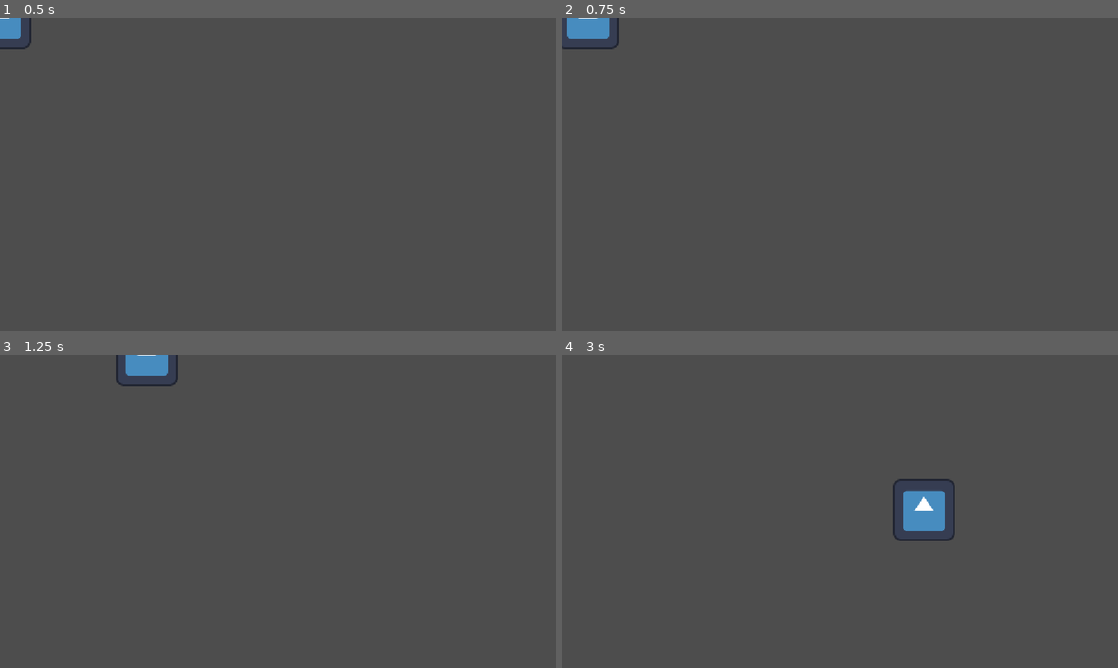
Above: before the commit, frames 1-4 (two rows, left to right).
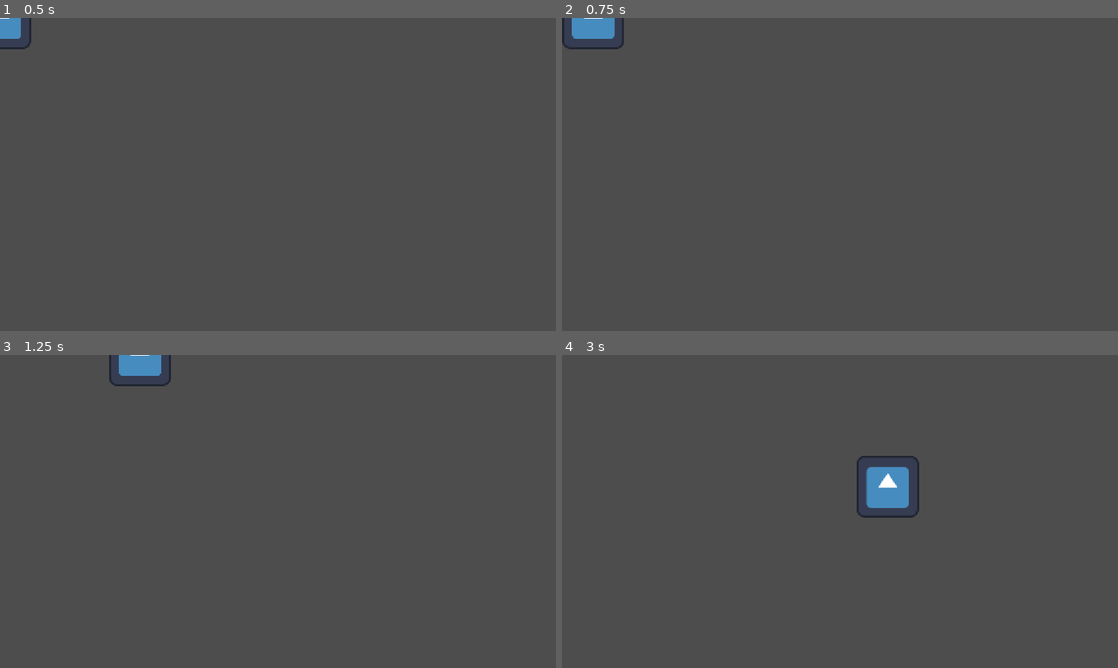
Above: after the commit, the same moments.

Repository: frantisek-boura/summoner-game
Game: Godot game, scene res://scenes/player/player.tscn
Same seed, same stepped clock (60 frames per second), same inputs: the game is played once before the commit and once after it. The project has no main scene, so this scene is started directly. The engine's default icon, where the game draws it, is replaced by a stand-in: a white triangle on a blue panel in a dark square.
Inputs (mouse positions are in pixels of both pictures, inside the frame that each line leads up to):
- Up to frame 1 (0.5 s): no input
- Up to frame 2 (0.75 s): tap Enter at 0.5 s; move the mouse to (962, 158) at 0.52 s; hold D (right) from 0.53 s (still down); click (962, 158) at 0.67 s
- Up to frame 3 (1.25 s): keep holding D (right)
- Up to frame 4 (3 s): move the mouse to (728, 527) at 1.27 s; release D (right) at 1.28 s; hold S (down) 1.28-2.03 s; move the mouse to (895, 442) at 2.02 s; hold D (right) 2.03-2.78 s; move the mouse to (812, 574) at 2.77 s; hold W (up) from 2.78 s (still down); click (812, 574) at 2.92 s

Frame 1 is identical in both runs. In frame 2, 0.3% of the frame differs, in the area x 0-12%, y 0-10%; in frame 3, 0.3%; in frame 4, 2.3%, in the area x 53-71%, y 32-60%.

Commit message:
feat: add health component

Diff:
--- /dev/null
+++ b/scenes/entity/health.tscn
@@ -0,0 +1,7 @@
+[gd_scene format=3 uid="uid://dih8sd3f77efp"]
+
+[ext_resource type="Script" uid="uid://cjesc2jhaoich" path="res://scripts/entity/health.gd" id="1_odr5x"]
+
+[node name="health" type="Area2D" unique_id=1562004050]
+script = ExtResource("1_odr5x")
+maximum_health = 11
--- a/scenes/player/player.tscn
+++ b/scenes/player/player.tscn
@@ -3,17 +3,22 @@
 [ext_resource type="Script" uid="uid://ecoengxt0qpr" path="res://scripts/player/player.gd" id="1_dovo2"]
 [ext_resource type="Script" uid="uid://djeabau1mxa1e" path="res://scripts/utils/state_machine.gd" id="2_gmlin"]
 [ext_resource type="Texture2D" uid="uid://ivhipj63degi" path="res://icon.svg" id="2_lvxji"]
-[ext_resource type="PackedScene" uid="uid://bbu0dfmc55xmn" path="res://scenes/utils/movement.tscn" id="3_75vfm"]
+[ext_resource type="PackedScene" uid="uid://dih8sd3f77efp" path="res://scenes/entity/health.tscn" id="3_0owmy"]
+[ext_resource type="PackedScene" uid="uid://bbu0dfmc55xmn" path="res://scenes/entity/movement.tscn" id="3_75vfm"]
 [ext_resource type="PackedScene" uid="uid://c3tb4herdcfpk" path="res://scenes/player/states/idle_state.tscn" id="5_75vfm"]
 [ext_resource type="PackedScene" uid="uid://cjcv1c550dax3" path="res://scenes/player/states/move_state.tscn" id="6_0owmy"]
 
 [sub_resource type="CircleShape2D" id="CircleShape2D_cslih"]
-radius = 63.03174
+radius = 61.008198
 
-[node name="player" type="CharacterBody2D" unique_id=1895177123 node_paths=PackedStringArray("state_machine", "movement")]
+[sub_resource type="CircleShape2D" id="CircleShape2D_mx3rh"]
+radius = 68.007355
+
+[node name="player" type="CharacterBody2D" unique_id=1895177123 node_paths=PackedStringArray("state_machine", "movement", "health")]
 script = ExtResource("1_dovo2")
 state_machine = NodePath("state_machine")
 movement = NodePath("movement")
+health = NodePath("health")
 
 [node name="sprite" type="Sprite2D" parent="." unique_id=58080695]
 texture = ExtResource("2_lvxji")
@@ -21,8 +26,16 @@
 [node name="collider" type="CollisionShape2D" parent="." unique_id=717725179]
 shape = SubResource("CircleShape2D_cslih")
 
+[node name="health" parent="." unique_id=1562004050 instance=ExtResource("3_0owmy")]
+
+[node name="collider" type="CollisionShape2D" parent="health" unique_id=1700498109]
+shape = SubResource("CircleShape2D_mx3rh")
+debug_color = Color(0.4727996, 0, 0.05701869, 0.41960785)
+
 [node name="movement" parent="." unique_id=2096917769 instance=ExtResource("3_75vfm")]
-movement_speed = 500.0
+movement_speed = 450.0
+move_acceleration_speed = 80.0
+stop_acceleration_speed = 90.0
 
 [node name="state_machine" type="Node" parent="." unique_id=897550899 node_paths=PackedStringArray("beginning_state")]
 script = ExtResource("2_gmlin")
--- a/scripts/entity/entity.gd
+++ b/scripts/entity/entity.gd
@@ -3,11 +3,12 @@
 
 @export var state_machine: StateMachine
 @export var movement: EntityMovement
-# TODO: general health component
+@export var health: EntityHealth
 
 func _ready() -> void:
 	assert(state_machine != null, "ENTITY: State machine not set.")
 	assert(movement != null, "ENTITY: Movement not set.")
+	assert(health != null, "ENTITY: Health not set.")
 
 ## Changes this entity's state using its state machine
 ## Takes [String] [param state_name] for the name of the new state's node.
--- /dev/null
+++ b/scripts/entity/health.gd
@@ -0,0 +1,52 @@
+@icon("res://addons/at-icons/node2d/heart.svg")
+class_name EntityHealth
+extends Area2D
+
+@export_range(0, 10000, 10) var maximum_health: int = 10
+
+var _current_health: int = maximum_health
+var _can_take_damage: bool = true
+var _can_heal: bool = true
+
+signal took_damage(damage: int)
+signal healed(heal_amount: int)
+signal died
+
+## Toggles the ability to be healed.
+## Takes [bool] [param is_enabled] for the decision.
+func enable_heal(is_enabled: bool) -> void:
+	_can_heal = is_enabled
+
+## Toggles the ability to take damage.
+## Takes [bool] [param is_enabled] for the decision.
+func enable_damage(is_enabled: bool) -> void:
+	_can_take_damage = is_enabled
+
+## Returns current health value.
+func get_current_health() -> int:
+	return _current_health
+
+## Reduces current health by damage amount if taking damage is enabled.
+## Emits [signal EntityHealth.took_damage] when damage taken.
+## Emits [signal EntityHealth.died] if health reduced to 0.
+## Takes [int] [param damage] for the health reduction.
+func take_damage(damage: int) -> void:
+	if not _can_take_damage: return
+	assert(damage <= 0, "ENTITY HEALTH: Damage is 0 or less: %d" % damage)
+
+	_current_health = clampi(_current_health - damage, 0, maximum_health)
+
+	took_damage.emit(damage)
+	if _current_health == 0: died.emit()
+
+## Increases current health by heal amount if healing is enabled.
+## Emits [signal EntityHealth.healed] when healed.
+## Takes [int] [param heal_amount] for the health increase.
+func heal(heal_amount: int) -> void:
+	if not _can_heal: return
+	assert(heal_amount <= 0, "ENTITY HEALTH: Heal is 0 or less: %d" % heal_amount)
+
+	_current_health = clampi(_current_health + heal_amount, 0, maximum_health)
+	assert(_current_health > 0, "ENTITY HEALTH: Health under 1 after healing???")
+
+	healed.emit(heal_amount)
--- a/scripts/entity/movement.gd
+++ b/scripts/entity/movement.gd
@@ -10,9 +10,6 @@
 
 var _direction: Vector2 = Vector2.ZERO
 var _can_move: bool = true
-
-func _ready() -> void:
-	assert(_entity != null, "ENTITY MOVEMENT: Entity is not set.")
 
 ## Moves the entity based on its current direction value set by [method EntityMovement.change_direction].
 func move() -> void:
@@ -45,9 +42,9 @@
 func wants_to_move() -> bool:
 	return _direction != Vector2.ZERO
 
-## Checks whether this entity is moving intentionally (moving with player input)
+## Checks whether this entity is physically moving.
 func is_moving() -> bool:
-	return _entity.velocity != Vector2.ZERO and _direction != Vector2.ZERO
+	return _entity.velocity != Vector2.ZERO
 
 ## Decides whether this entity can or cannot move.
 ## Takes [bool] [param is_enabled] to decide.
Renamed: scenes/utils/movement.tscn -> scenes/entity/movement.tscn
Not shown, added: scripts/entity/health.gd.uid
Not shown, changed: kanban_tasks_data.kanban
